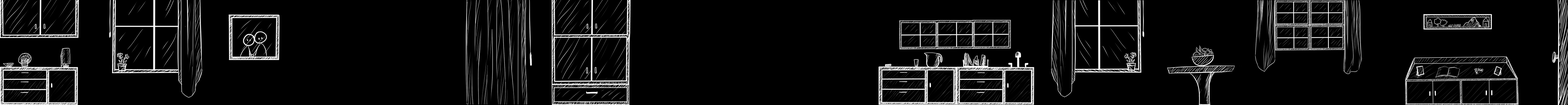
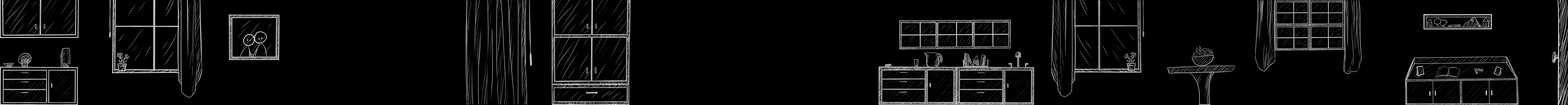
Before/after of a 1568 x 105 layered artwork. What changed in the layer stack:
painted on "Layer2" over [0, 0, 1568, 105]
